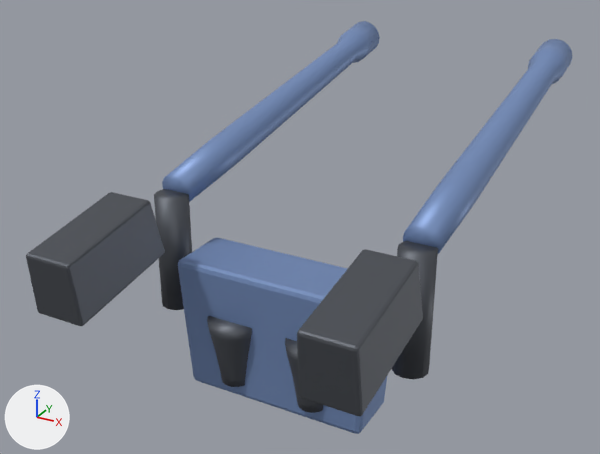
Before and after pictures for a commit that changed the glTF model game/assets/mech/back_heavy.glb.
Before and after are seen from a camera (50 mm lens) standing at (6.91, -12.52, 8.29) and looking at (-0.89, 1.65, 1.21). Every picture has the same lights, and +X, +Y and +Z are marked at lower left. The older version comes first. Where no turn or scale is listed for an object, it has been applied to the vertices.

Names of what the first picture shows: 'cannon_arm', 'cannon_arm.001', 'cannon_barrel', 'cannon_barrel.001', 'cannon_breech', 'cannon_breech.001', 'pack', 'thruster', 'thruster.001'.
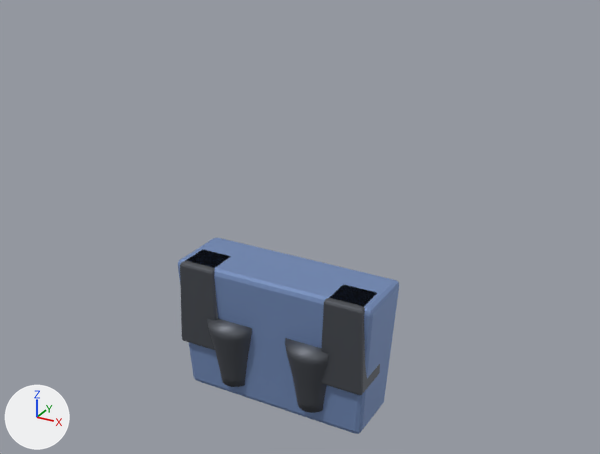
Location of each change, [x1, y1, x2, y2] in pixels of the pictures (600 x 454 px):
'cannon_breech.001', deleted: before [297, 249, 423, 416]
'cannon_breech', deleted: before [26, 192, 165, 326]
'cannon_barrel.001', deleted (blue): before [403, 39, 572, 254]
'cannon_barrel', deleted (blue): before [162, 21, 380, 202]
'ammo_box.001', added: after [321, 285, 380, 395]
'cannon_arm', deleted: before [154, 189, 192, 310]
'ammo_box', added: after [180, 249, 230, 350]
'cannon_arm.001', deleted: before [392, 241, 438, 379]
'thruster.001', unchanged, uncovered by the edit: before [285, 338, 323, 413]; after [285, 338, 329, 413]

Edits to the bpy script that builds the scene:
```text
Add me_ammo_box_001:
    me_ammo_box_001.from_pydata(...)  # 56 vertices, 108 faces; spans x -0.42..0.42, y -0.42..0.42, z 0.0..1.7
    me_ammo_box_001.materials.append(mat_m_frame)  # dark grey #61656c
Remove ob_cannon_barrel:
    ob_cannon_barrel = bpy.data.objects.new('cannon_barrel', me_cannon_barrel)
    ob_cannon_barrel.location = (-2.55, -0.34, 2.41)
Remove ob_cannon_breech:
    ob_cannon_breech = bpy.data.objects.new('cannon_breech', me_cannon_breech)
    ob_cannon_breech.location = (-2.55, -2.58, 1.41)
Remove ob_cannon_arm:
    ob_cannon_arm = bpy.data.objects.new('cannon_arm', me_cannon_arm)
    ob_cannon_arm.location = (-2.55, -0.51, 0.0)
Remove ob_cannon_barrel_001:
    ob_cannon_barrel_001 = bpy.data.objects.new('cannon_barrel.001', me_cannon_barrel_001)
    ob_cannon_barrel_001.location = (2.55, -0.34, 2.41)
Remove ob_cannon_breech_001:
    ob_cannon_breech_001 = bpy.data.objects.new('cannon_breech.001', me_cannon_breech_001)
    ob_cannon_breech_001.location = (2.55, -2.58, 1.41)
Remove ob_cannon_arm_001:
    ob_cannon_arm_001 = bpy.data.objects.new('cannon_arm.001', me_cannon_arm_001)
    ob_cannon_arm_001.location = (2.55, -0.51, 0.0)
Add ob_ammo_box_001:
    ob_ammo_box_001 = bpy.data.objects.new('ammo_box.001', me_ammo_box_001)
    ob_ammo_box_001.location = (1.53, -0.85, -0.34)
Add ob_ammo_box:
    ob_ammo_box = bpy.data.objects.new('ammo_box', me_ammo_box_001.copy())
    ob_ammo_box.location = (-1.53, -0.85, -0.34)
```
